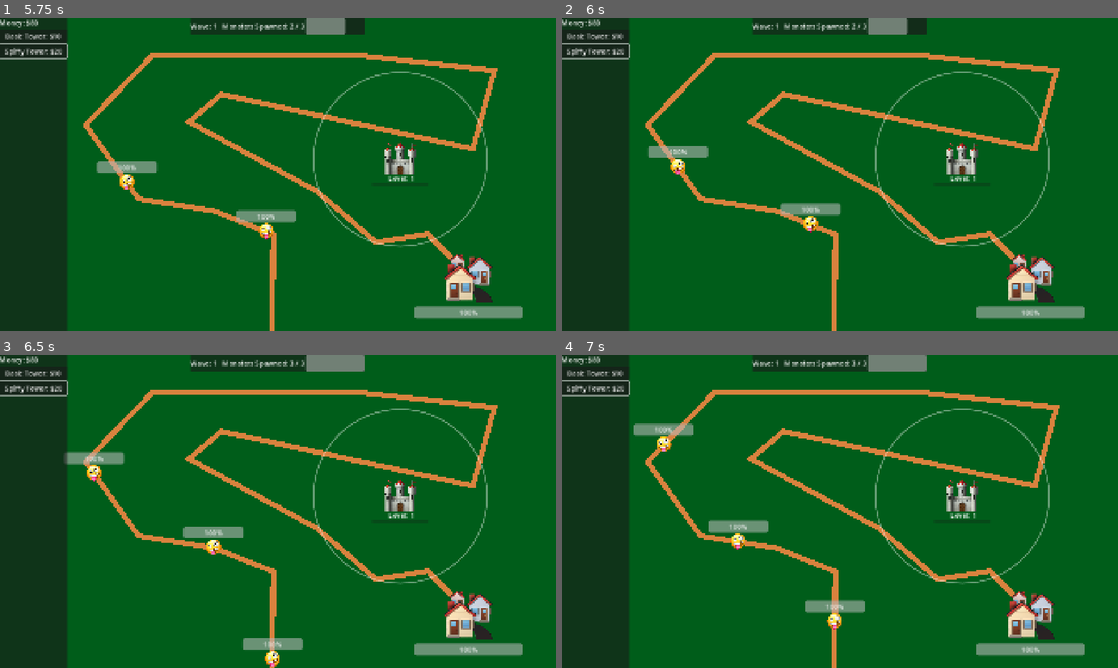
Above: before the commit, frames 1-4 (two rows, left to right).
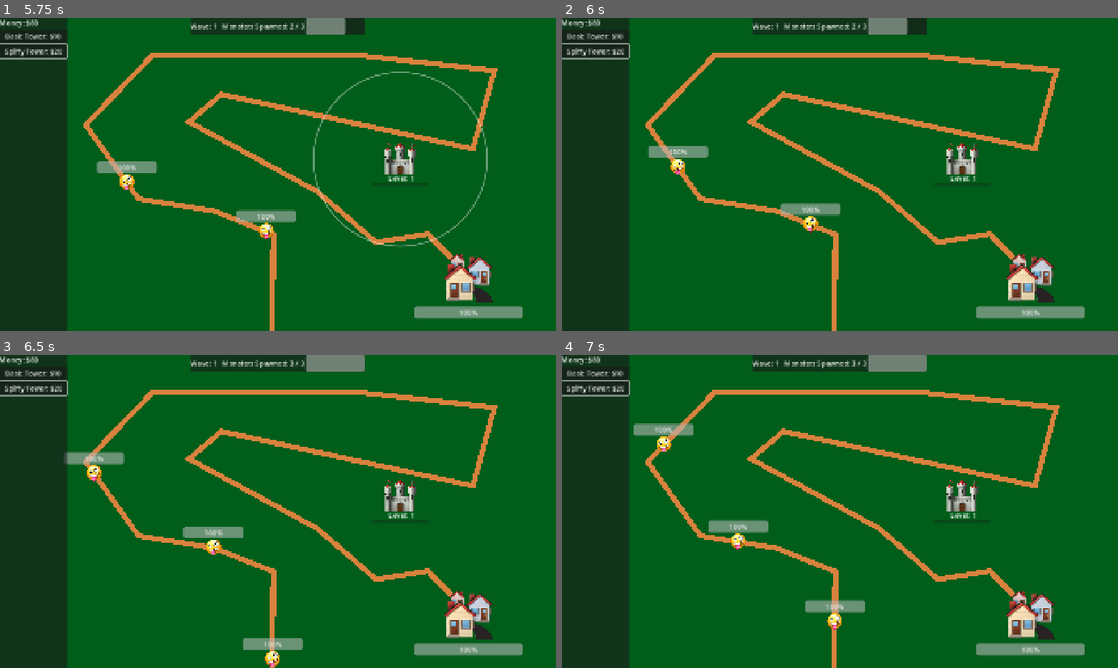
Above: after the commit, the same moments.

Repository: alexcolemandata/tower-defense
Game: Godot game, scene res://Game/game.tscn
The game is run twice, just before and just after one commit, with the same random seed, the same clock (stepped at 60 frames per second) and the same inputs.
Inputs (mouse positions are in pixels of both pictures, inside the frame that each line leads up to):
- Up to frame 1 (5.75 s): click "Basic Tower: $10" at 0.5 s; click "Spiffy Tower: $20" at 1.25 s; click "Basic Tower: $10" at 2 s; click "Spiffy Tower: $20" at 2.75 s; click "Basic Tower: $10" at 3.5 s; click "Spiffy Tower: $20" at 4.25 s; move the mouse to (400, 158) at 5.02 s; click (400, 158) at 5.17 s
- Up to frame 2 (6 s): move the mouse to (728, 190) at 5.77 s; click (728, 190) at 5.92 s
- Up to frame 3 (6.5 s): no input
- Up to frame 4 (7 s): move the mouse to (895, 442) at 6.52 s; click (895, 442) at 6.67 s

Frame 1 is identical in both runs. In frame 2, 0.5% of the frame differs, in the area x 56-88%, y 17-74%; in frame 3, 0.5%; in frame 4, 0.5%.

Commit message:
towers only show range on placement/mouse over

Diff:
--- a/Tower/tower.gd
+++ b/Tower/tower.gd
@@ -13,6 +13,7 @@
 @onready var current_level_display: Label = %CurrentLevelDisplay
 @onready var xp_level_progress_bar: ProgressBar = %XPLevelProgressBar
 @onready var footprint: Area2D = %Footprint
+@onready var footprint_shape: CollisionShape2D = %FootprintShape
 
 signal placed
 signal refunded
@@ -39,7 +40,7 @@
 		_process_active(delta)
 	elif state == State.PLACING:
 		_process_placing(delta)
-
+	queue_redraw()
 	return
 
 func _process_active(delta):
@@ -71,7 +72,14 @@
 	return true
 
 func _draw() -> void:
-	draw_circle(Vector2.ZERO, vision_range, Color(1., 1., 1., 0.4), false, 2.0, true)
+	if (state == State.PLACING) or _is_mouse_on_footprint():
+		draw_circle(Vector2.ZERO, vision_range, Color(1., 1., 1., 0.4), false, 2.0, true)
+
+func _is_mouse_on_footprint() -> bool:
+	var mouse_pos = get_global_mouse_position()
+	var overlap_shape: CircleShape2D = footprint_shape.shape
+	var distance = mouse_pos.distance_to(footprint.global_position)
+	return distance <= overlap_shape.radius
 
 func _input(event: InputEvent) -> void:
 	if not state == State.PLACING:
@@ -135,14 +143,14 @@
 	xp += amount
 	gained_money.emit(amount)
 
-	speech_box.text = "+" + str(amount) + "XP!"
-	await get_tree().create_timer(1.).timeout
-	speech_box.text = ""
-
 	if xp >= xp_to_next_level:
 		level_up()
 	else:
 		xp_level_progress_bar.value = xp
+
+	speech_box.text = "+" + str(amount) + "XP!"
+	await get_tree().create_timer(1.).timeout
+	speech_box.text = ""
 
 	return
 
--- a/Tower/tower.tscn
+++ b/Tower/tower.tscn
@@ -54,5 +54,6 @@
 unique_name_in_owner = true
 
 [node name="FootprintShape" type="CollisionShape2D" parent="Footprint"]
+unique_name_in_owner = true
 position = Vector2(-2, 6)
 shape = SubResource("CircleShape2D_vedim")
Not shown, changed: TODO.md
